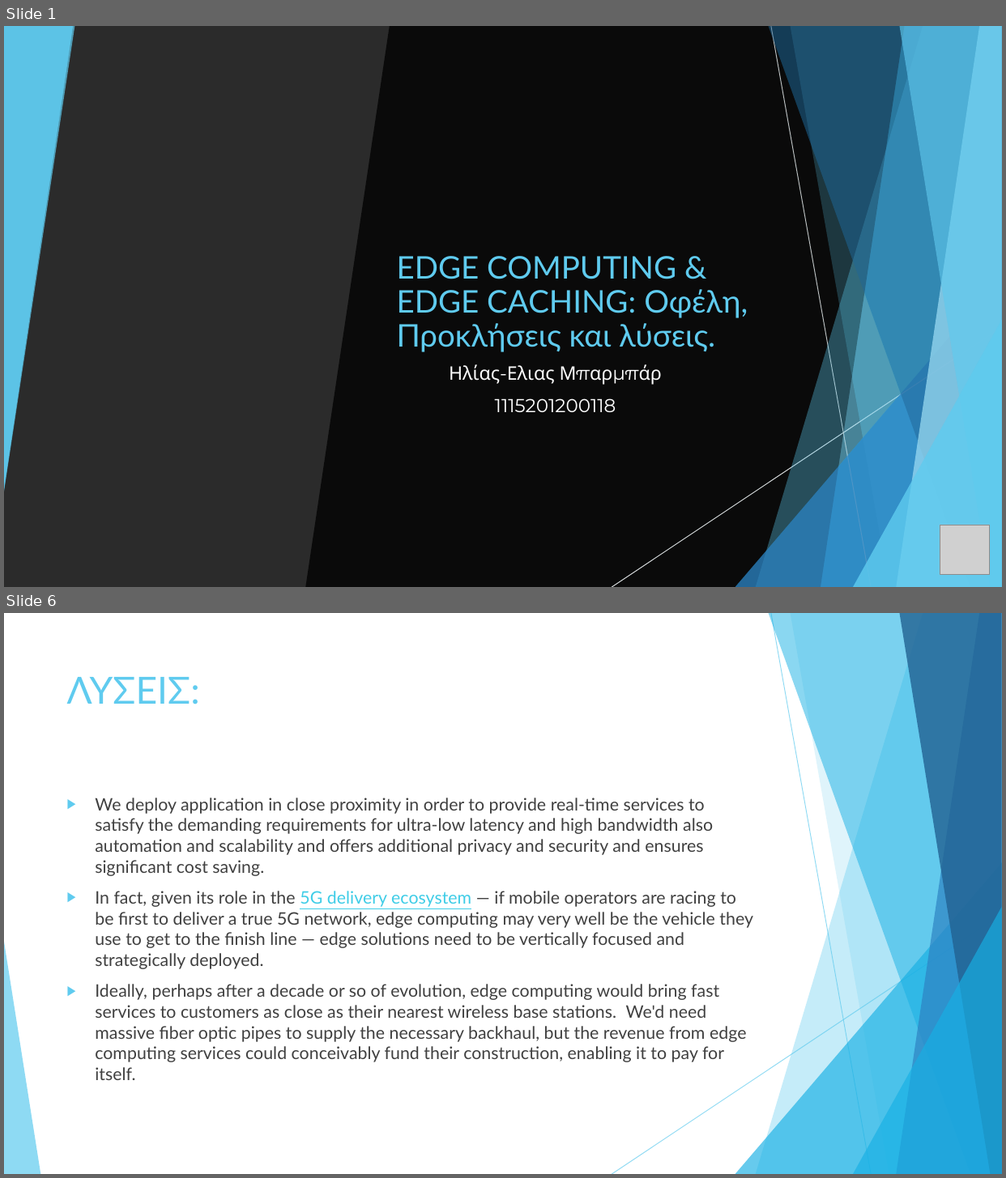
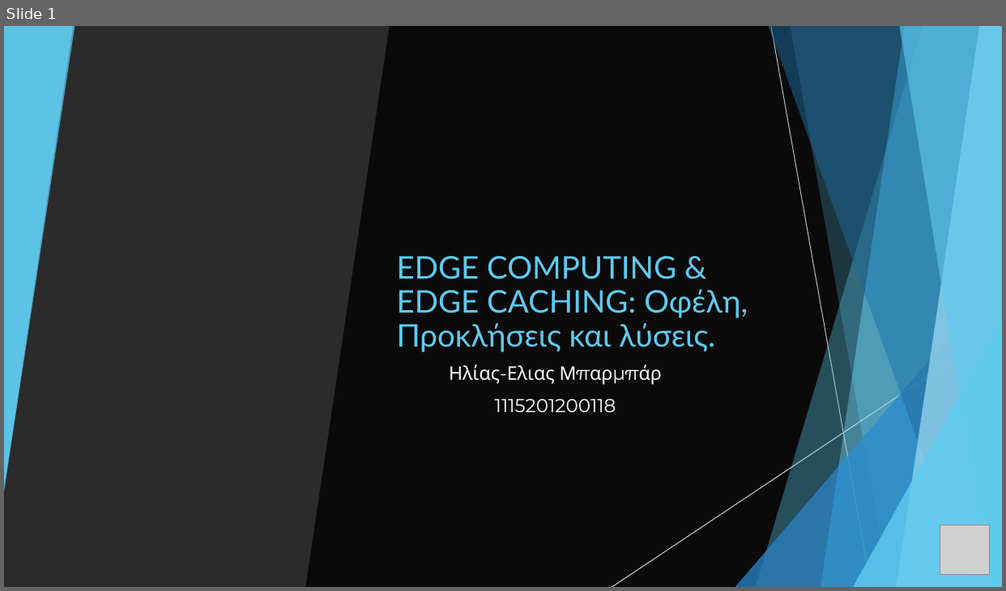
Before and after one commit to IliasBarmpar/Edge-Computing-and-Edge-Caching-Presentation-uni-course, a slide deck: Παρουσίαση Edge Computing & Edge Caching.pptx. Shown one above the other, each under a label of ours: slides 1 and 6 before the commit, slide 1 after it; the slides between them are not shown. The pictures are 1006x1178 and 1006x591 pixels, drawn with LibreOffice and Linux fonts; fonts in the diff are those of the drawing; grey boxes stand for pictures; background and template pictures are left out; a plain dark background stands for a picture behind light text. Boxes give left, top, right and bottom in pixels: in the first picture for what was removed or moved away, otherwise in the second. Text is boxed around its words. In the diff, an @@ line names an element or a change of style, - is before the commit and + after.

```diff
--- a/Παρουσίαση Edge Computing & Edge Caching.pptx
+++ b/Παρουσίαση Edge Computing & Edge Caching.pptx
@@ slide 6 removed at (x1=4, y1=613, x2=1002, y2=1174), background #FFFFFF; not listed: 9 template elements that a slide beside it also shows @@
@@ title removed at (x1=67, y1=677, x2=200, y2=705) @@
-ΛΥΣΕΙΣ:
@@ text removed at (x1=95, y1=798, x2=753, y2=1080) @@
-▶ We deploy application in close proximity in order to provide real-time services to satisfy the demanding requirements for ultra-low latency and high bandwidth also automation and scalability and offers additional privacy and security and ensures significant cost saving.
-▶ In fact, given its role in the 5G delivery ecosystem — if mobile operators are racing to be first to deliver a true 5G network, edge computing may very well be the vehicle they use to get to the finish line — edge solutions need to be vertically focused and strategically deployed.
-▶ Ideally, perhaps after a decade or so of evolution, edge computing would bring fast services to customers as close as their nearest wireless base stations. We'd need massive fiber optic pipes to supply the necessary backhaul, but the revenue from edge computing services could conceivably fund their construction, enabling it to pay for itself.
@@ triangle removed at (x1=4, y1=942, x2=40, y2=1174) @@
```
Also in this commit, not shown: 3 slides changed, 4 slides added, 7 other slides removed, 2 other files.
